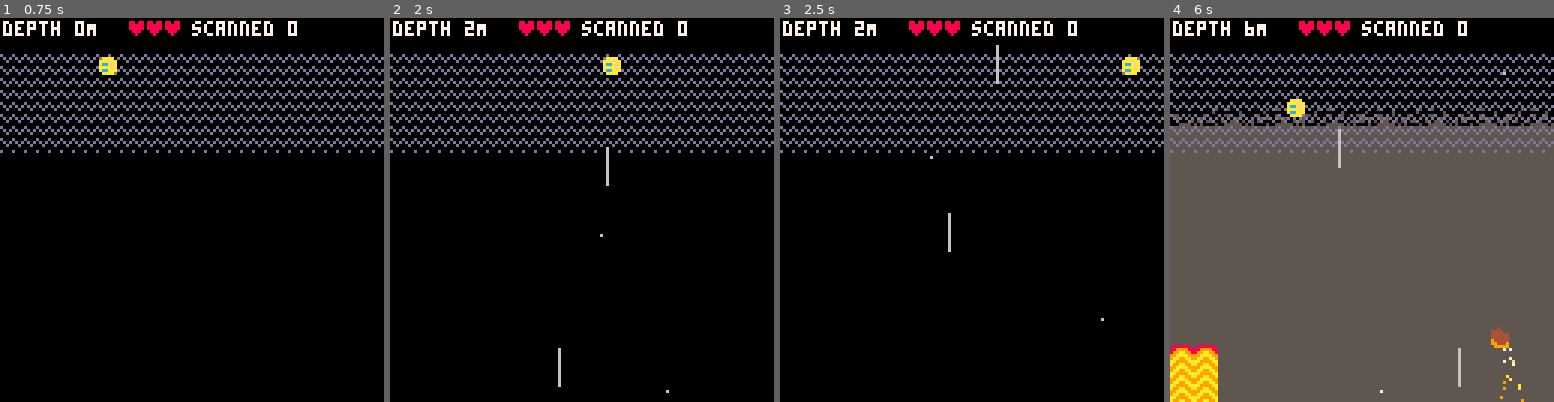
Above: before the commit, frames 1-4 (left to right).
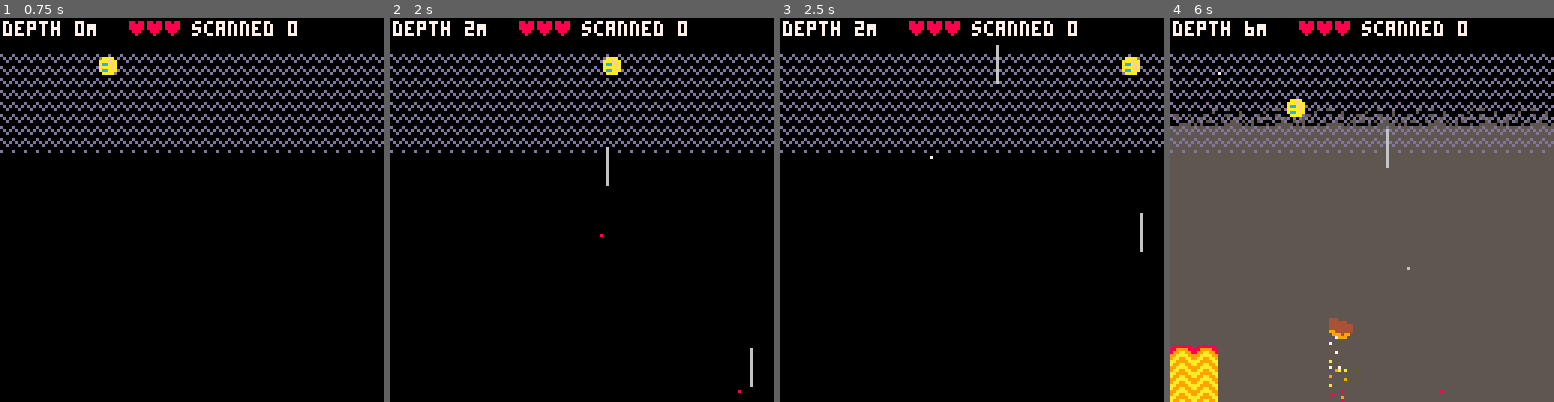
Above: after the commit, the same moments.

Repository: broquaint/pico8-carts
Game: PICO-8 cartridge tephratoil.p8
The game is run twice, just before and just after one commit, with the same random seed, the same clock (stepped at 60 frames per second) and the same inputs.
Inputs:
- Up to frame 1 (0.75 s): tap X (X key) at 0.33 s; tap O (Z key) at 0.7 s
- Up to frame 2 (2 s): tap X (X key) at 1.07, 1.85 s; hold Right from 1.6 s (still down); tap O (Z key) at 1.7 s
- Up to frame 3 (2.5 s): release Right at 2.1 s; tap O (Z key) at 2.1 s; hold Up 2.15-2.42 s; hold Right from 2.47 s (still down)
- Up to frame 4 (6 s): tap O (Z key) every 0.4 s from 2.5 to 5.7 s; tap X (X key) at 2.97, 4.08, 5.2 s; release Right at 3.03 s; hold Left 3.08-3.58 s; hold Down 3.63-3.97 s; hold Right 4.02-4.68 s; hold Up 4.73-5.03 s; hold Left 5.08-5.68 s; hold Down from 5.73 s (still down)

Frame 1 is identical in both runs. In frame 2, 0.2% of the frame differs, in the area x 43-95%, y 56-98%; in frame 3, 0.2%; in frame 4, 0.9%, in the area x 12-93%, y 14-100%.

Commit message:
Small heat particle tweak
Give 'em a bit of life.

Diff:
--- a/tephratoil.p8
+++ b/tephratoil.p8
@@ -323,13 +323,18 @@
             frames = 32 + randx(96),
             freq = 10 + randx(15),
             speed = 1 + rnd(),
-            colour = ({silver, silver, white, dim_grey})[randx(4)]
+            colour = red,
       })
       add(heat_particles, p)
       animate_obj(p, function(p)
                      for f = 1, p.frames do
                         p.x = p.orig_x+sin(p.y/127)*p.freq
                         p.y -= p.speed
+                        if p.colour == red and f / p.frames > 0.33 then
+                           p.colour = white
+                        elseif p.colour == white and f / p.frames > 0.66 then
+                           p.colour = silver
+                        end
                         yield()
                      end
                      p.alive = false
